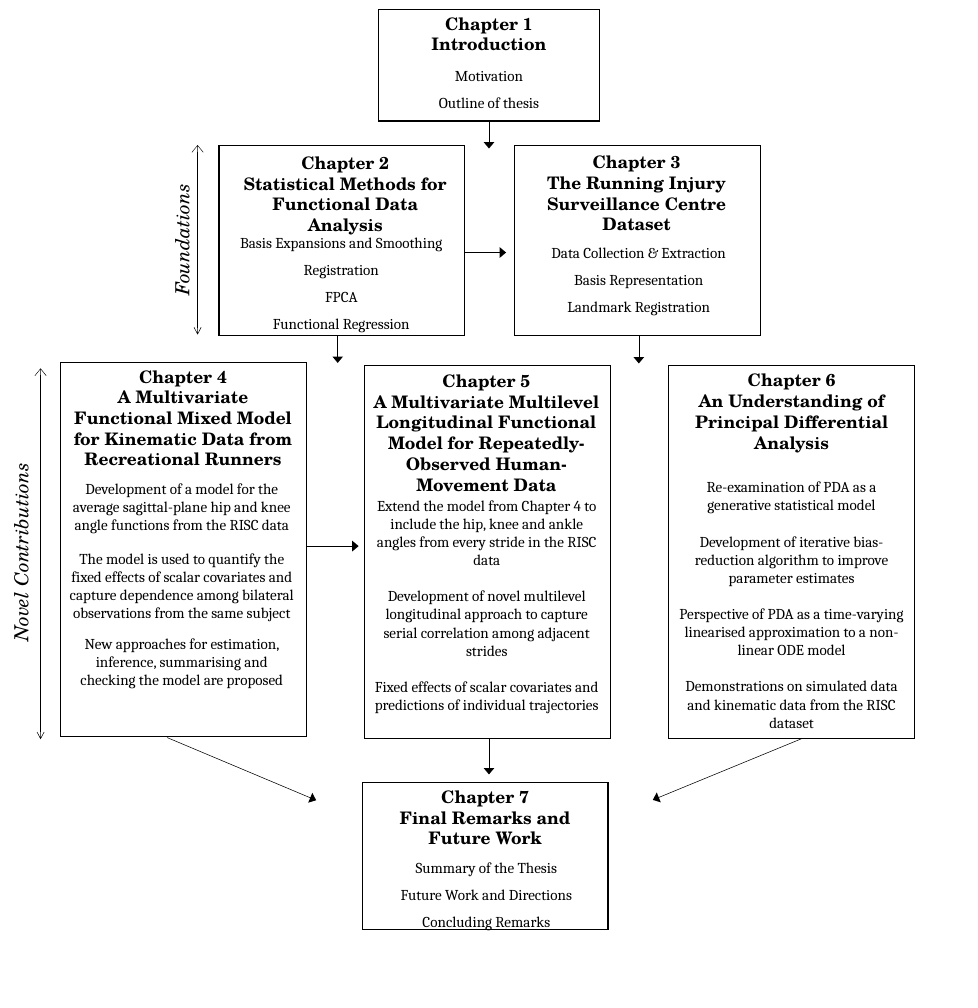
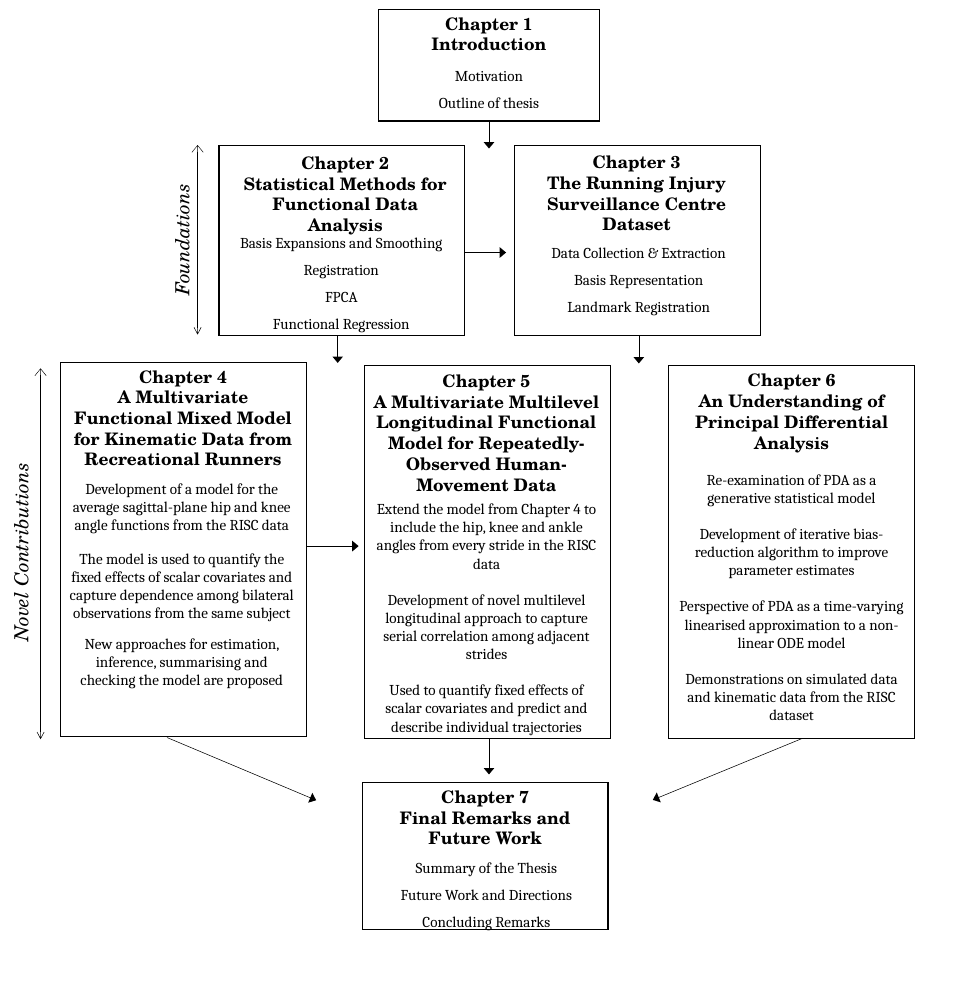
Before and after one commit to FAST-ULxNUIG/thesis-chapt-1-2, a slide deck: slide 1 of figures/outline-of-thesis-diagram.pptx. Drawn at 978x1008 pixels with LibreOffice and Linux fonts; fonts in the diff are those of the drawing. Boxes give left, top, right and bottom in pixels: in the first picture for what was removed or moved away, otherwise in the second. Text is boxed around its words. In the diff, an @@ line names an element or a change of style, - is before the commit and + after.

```diff
--- a/figures/outline-of-thesis-diagram.pptx
+++ b/figures/outline-of-thesis-diagram.pptx
@@ text "Re-examination of PDA as a ...": place and size @@
-text "Re-examination of PDA as a ..." at [679,481,904,728]
+text "Re-examination of PDA as a ..." at [679,474,904,720]
@@ text at [385,684,587,736]: text changed @@
-Fixed effects of scalar covariates and predictions of individual trajectories
+Used to quantify fixed effects of scalar covariates and predict and describe individual trajectories
```
Also in this commit, not shown: 1 other file.
